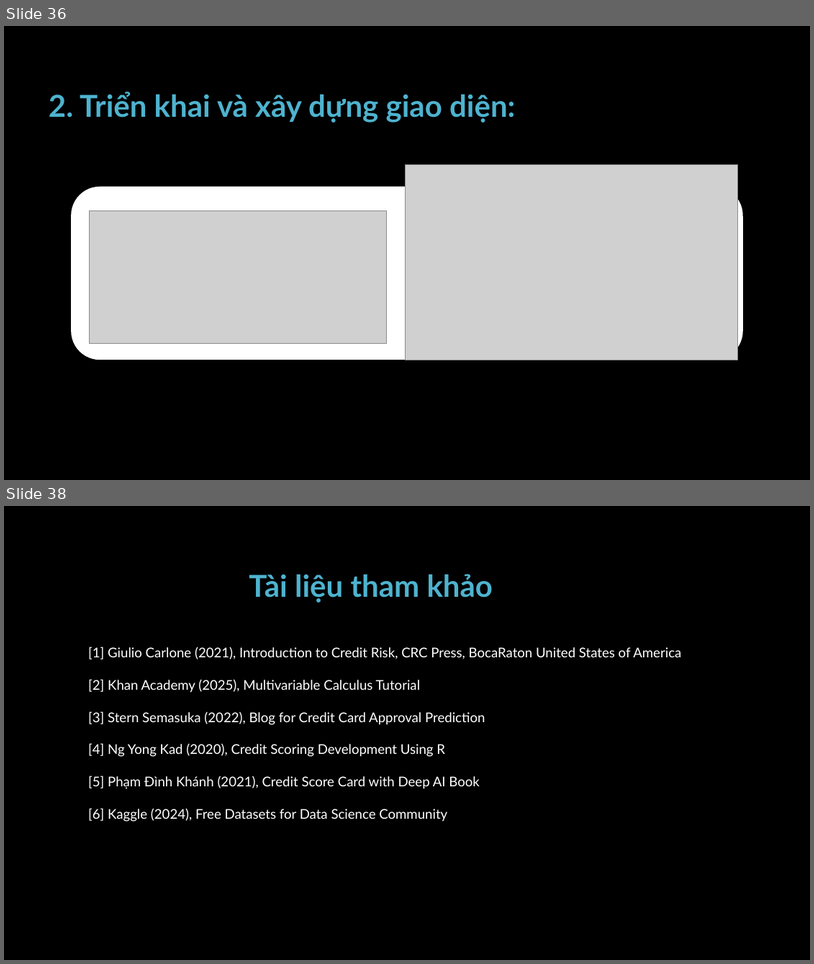
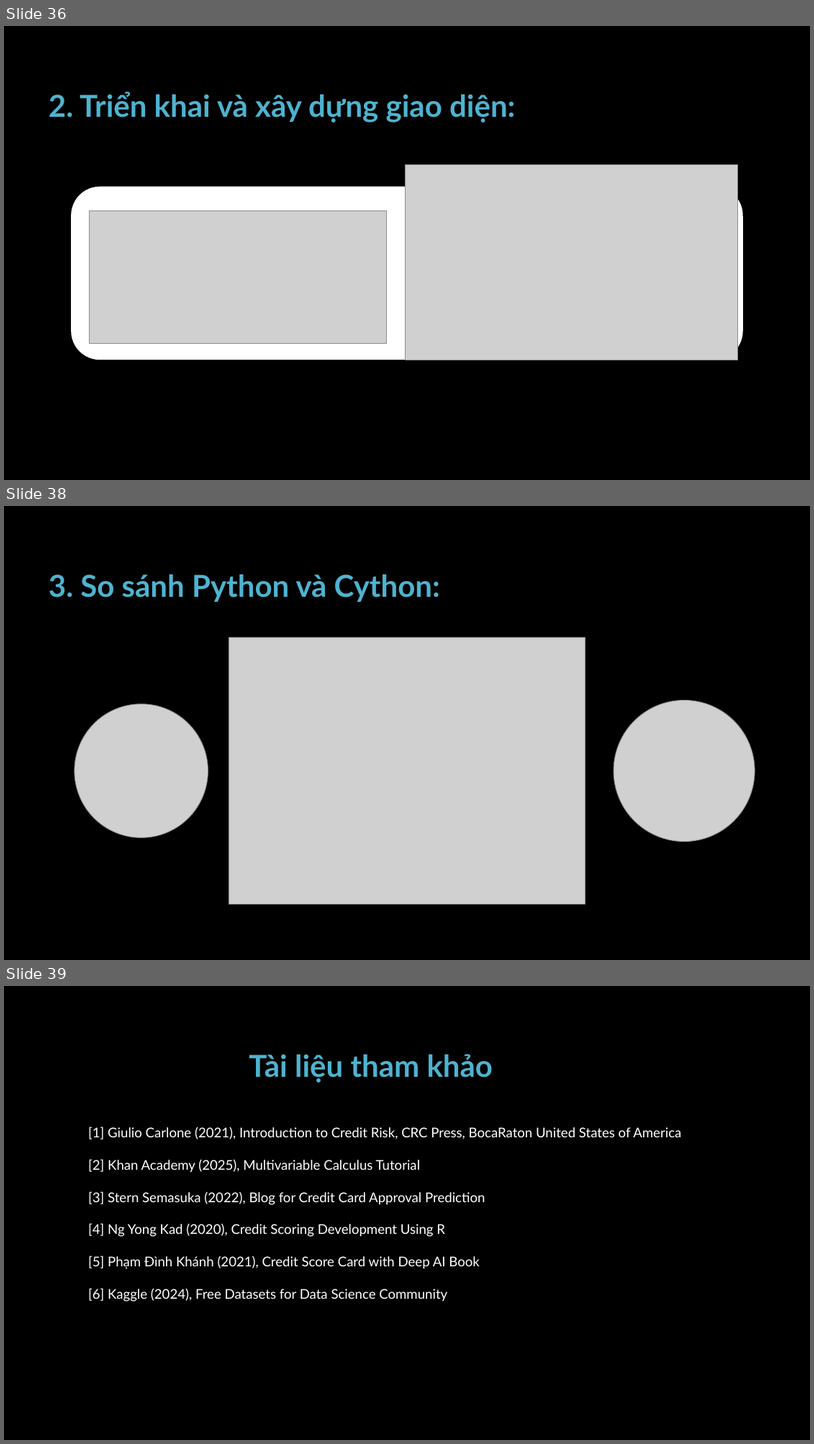
Before and after one commit to pisceskibo/CreditCardApprovalPrediction, a slide deck: references/ApplicationOfEnsembleLearningInBankCreditCardRiskModeling.pptx. Shown one above the other, each under a label of ours: slides 36 and 38 before the commit, slides 36, 38 and 39 after it; the slides between them are not shown. The pictures are 814x964 and 814x1444 pixels, drawn with LibreOffice and Linux fonts; fonts in the diff are those of the drawing; grey boxes stand for pictures; background and template pictures are left out. Boxes give left, top, right and bottom in pixels: in the first picture for what was removed or moved away, otherwise in the second. Text is boxed around its words. In the diff, an @@ line names an element or a change of style, - is before the commit and + after.

```diff
--- a/references/ApplicationOfEnsembleLearningInBankCreditCardRiskModeling.pptx
+++ b/references/ApplicationOfEnsembleLearningInBankCreditCardRiskModeling.pptx
@@ slide 38 added at (4,506,810,960), background picture (left out) @@
@@ title added at (49,574,440,602), 36 pt, text #4EB3CF, bold @@
+3. So sánh Python và Cython:
@@ picture added at (229,637,585,905) @@
@@ picture added at (74,704,208,837) @@
@@ picture added at (614,700,755,841) @@
@@ what was slide 38 is now slide 39 @@
```
Also in this commit, not shown: 19 slides changed.
